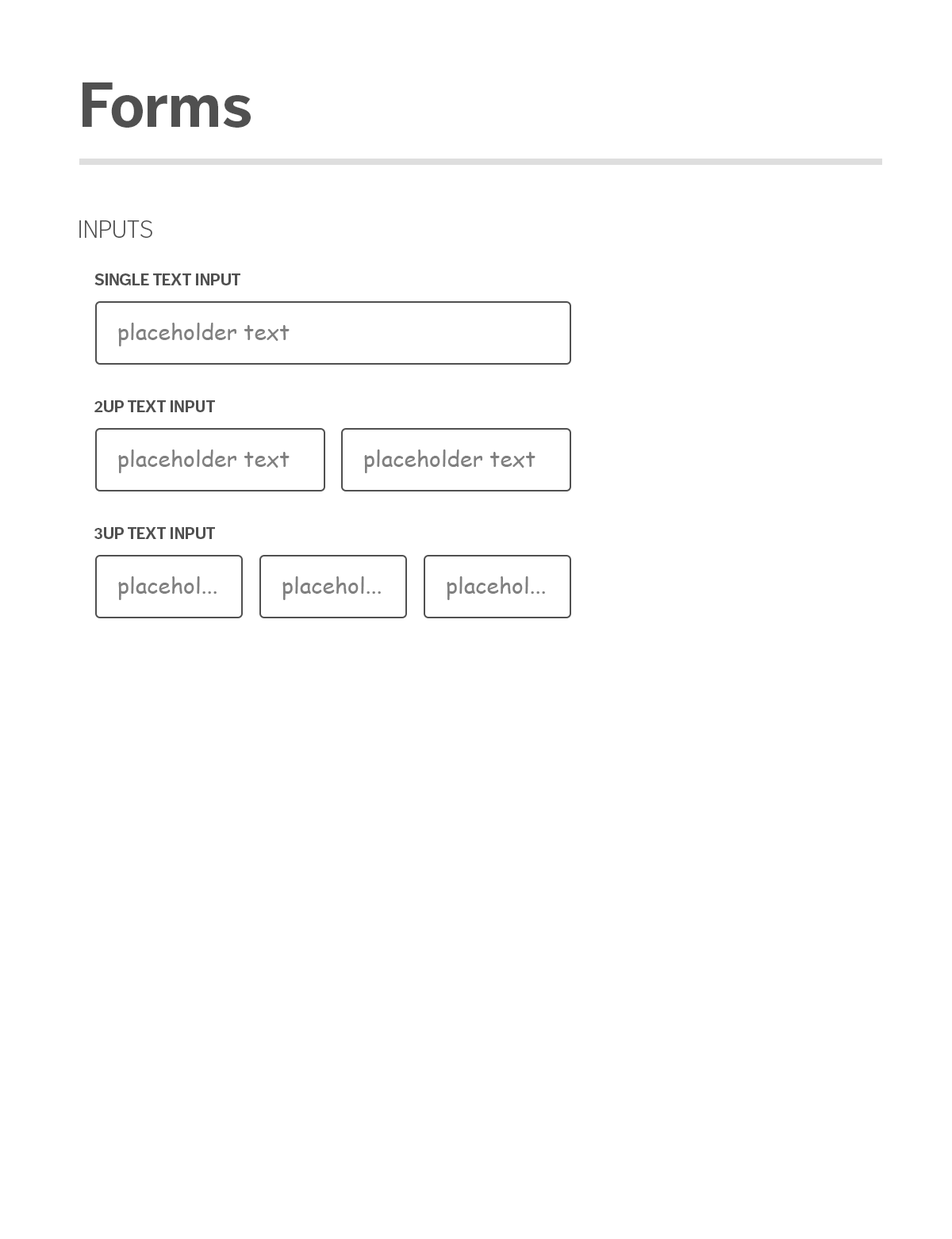
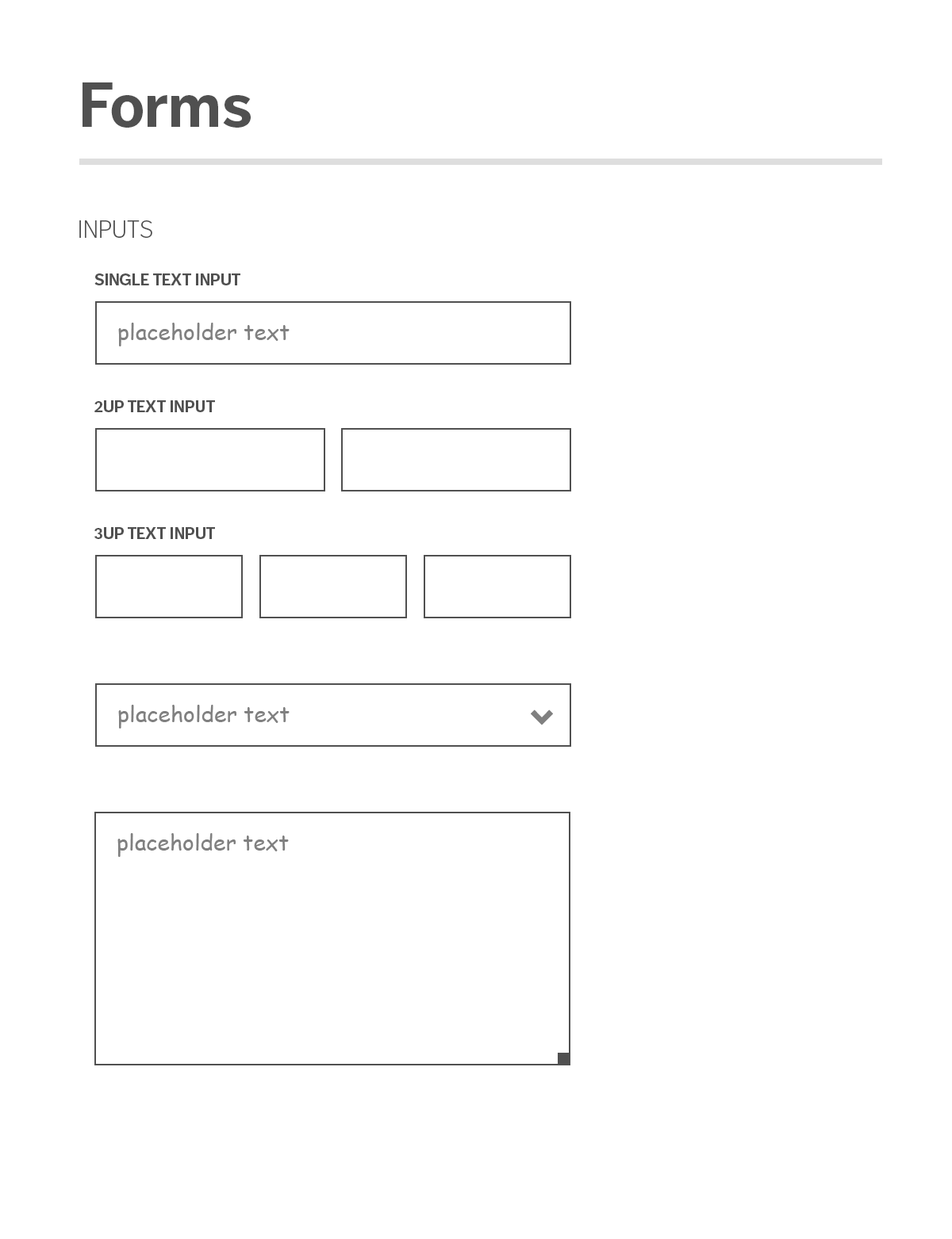
Before/after of a 952×1239 layered artwork. What changed in the layer stack:
added layer "forms-select" above "forms-textbox" over [95, 683, 571, 748]
added layer "forms-textbox" above "Inputs" over [94, 812, 571, 1066]
painted on "forms-input copy 2" over [95, 301, 571, 365]
painted on "forms-input-2up" over [95, 428, 571, 492]
painted on "forms-input-3up" over [95, 555, 571, 619]
